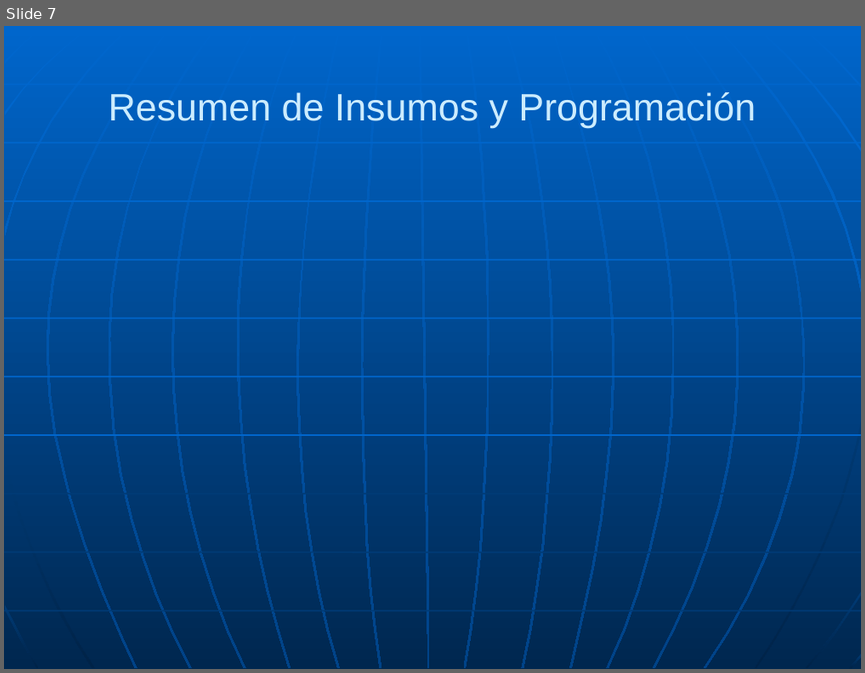
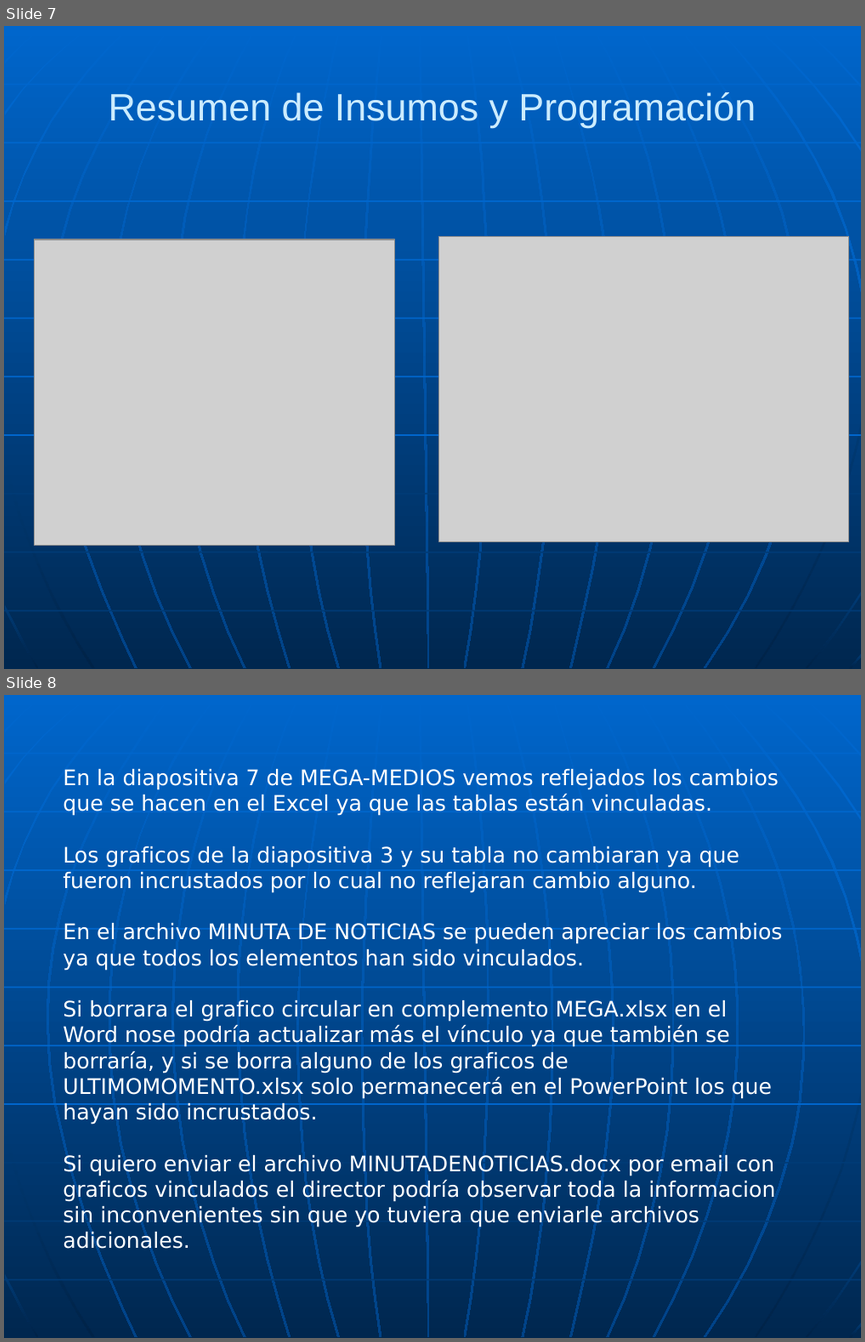
Before and after one commit to flan02/microsoftoffice, a slide deck: trabajos practicos/office-integracion/tp2/MEGA-MEDIOS.pptx. Shown one above the other, each under a label of ours: slide 7 before the commit, slides 7 and 8 after it. The pictures are 865x673 and 865x1342 pixels, drawn with LibreOffice and Linux fonts; fonts in the diff are those of the drawing; grey boxes stand for pictures. Boxes give left, top, right and bottom in pixels: in the first picture for what was removed or moved away, otherwise in the second. Text is boxed around its words. In the diff, an @@ line names an element or a change of style, - is before the commit and + after.

Commit message:
terminamos todos los tp

```diff
--- a/trabajos practicos/office-integracion/tp2/MEGA-MEDIOS.pptx
+++ b/trabajos practicos/office-integracion/tp2/MEGA-MEDIOS.pptx
@@ slide 8 added at (4, 695, 861, 1338), background gradient #0066CC to #004488; not listed: 34 template elements that a slide beside it also shows @@
@@ text added at (63, 769, 782, 1253), 18 pt, text #FFFFFF @@
+En la diapositiva 7 de MEGA-MEDIOS vemos reflejados los cambios que se hacen en el Excel ya que las tablas están vinculadas.
+Los graficos de la diapositiva 3 y su tabla no cambiaran ya que fueron incrustados por lo cual no reflejaran cambio alguno.
+En el archivo MINUTA DE NOTICIAS se pueden apreciar los cambios ya que todos los elementos han sido vinculados.
+Si borrara el grafico circular en complemento MEGA.xlsx en el Word nose podría actualizar más el vínculo ya que también se borraría, y si se borra alguno de los graficos de ULTIMOMOMENTO.xlsx solo permanecerá en el PowerPoint los que hayan sido incrustados.
+Si quiero enviar el archivo MINUTADENOTICIAS.docx por email con graficos vinculados el director podría observar toda la informacion sin inconvenientes sin que yo tuviera que enviarle archivos adicionales.
@@ slide 7 changed as well @@
@@ picture added at (34, 239, 395, 544) @@
@@ picture added at (439, 236, 849, 541) @@
```
Also in this commit, not shown: 5 other slides changed, 1 other slide added, 1 slide removed, 30 other files.
